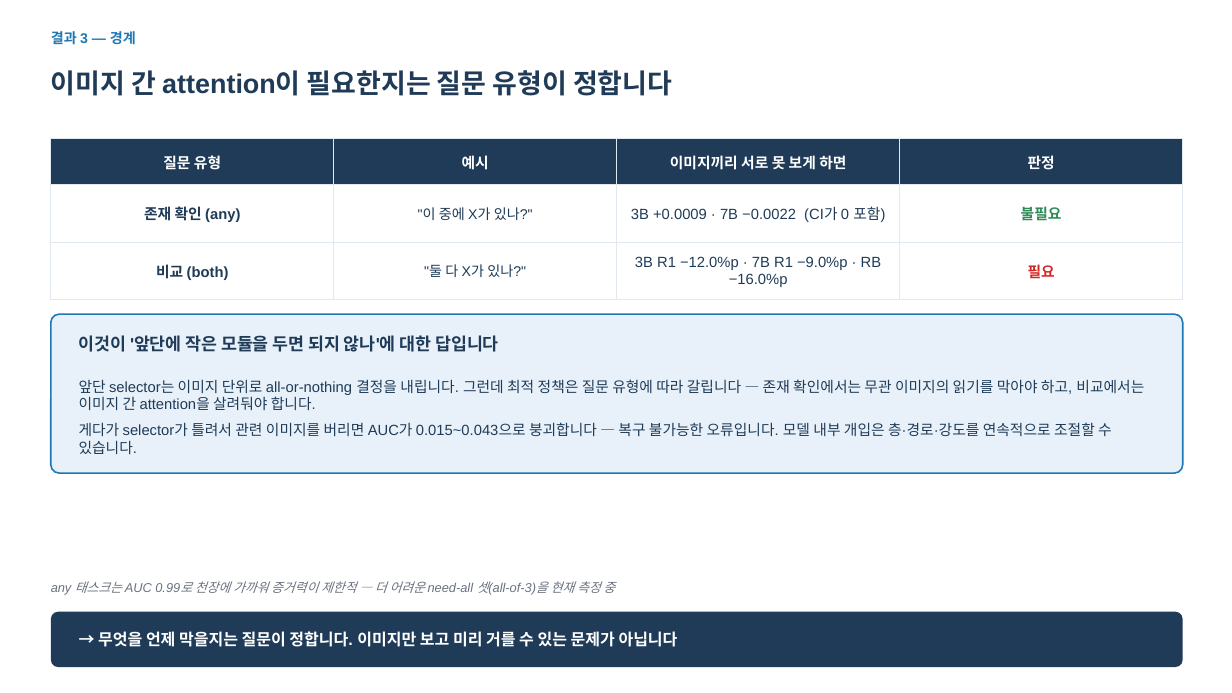
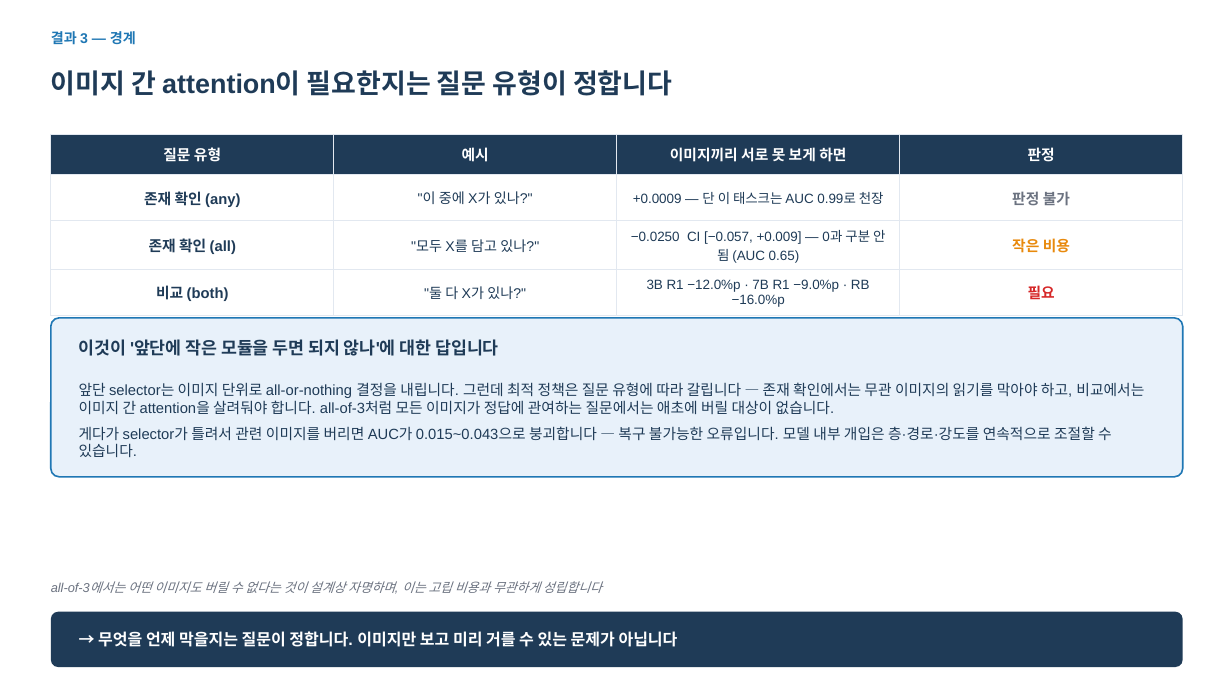
Before and after one commit to hsmai/Source-Depth, a slide deck: slide 5 of meeting/SourceDepth_meeting_v5.pptx. Drawn at 1232x693 pixels with LibreOffice and Linux fonts; fonts in the diff are those of the drawing. Boxes give left, top, right and bottom in pixels: in the first picture for what was removed or moved away, otherwise in the second. Text is boxed around its words. In the diff, an @@ line names an element or a change of style, - is before the commit and + after.

```diff
--- a/meeting/SourceDepth_meeting_v5.pptx
+++ b/meeting/SourceDepth_meeting_v5.pptx
@@ table at (x1=51, y1=134, x2=1182, y2=311) @@
-row 2: 존재 확인 (any) | "이 중에 X가 있나?" | 3B +0.0009 · 7B −0.0022 (CI가 0 포함) | 불필요
+row 2: 존재 확인 (any) | "이 중에 X가 있나?" | +0.0009 — 단 이 태스크는 AUC 0.99로 천장 | 판정 불가
+row 3: 존재 확인 (all) | "모두 X를 담고 있나?" | −0.0250 CI [−0.057, +0.009] — 0과 구분 안 됨 (AUC 0.65) | 작은 비용
@@ table resized from (x1=51, y1=139, x2=1182, y2=291) to (x1=51, y1=134, x2=1182, y2=311) @@
@@ rounded rectangle moved from (x1=51, y1=314, x2=1183, y2=473) to (x1=51, y1=318, x2=1183, y2=477) @@
@@ text "이것이 '앞단에 작은 모듈을 두면 ..." moved from (x1=79, y1=335, x2=499, y2=352) to (x1=79, y1=339, x2=499, y2=356) @@
@@ text at (x1=79, y1=382, x2=1144, y2=414): text changed @@
-앞단 selector는 이미지 단위로 all-or-nothing 결정을 내립니다. 그런데 최적 정책은 질문 유형에 따라 갈립니다 — 존재 확인에서는 무관 이미지의 읽기를 막아야 하고, 비교에서는 이미지 간 attention을 살려둬야 합니다.
+앞단 selector는 이미지 단위로 all-or-nothing 결정을 내립니다. 그런데 최적 정책은 질문 유형에 따라 갈립니다 — 존재 확인에서는 무관 이미지의 읽기를 막아야 하고, 비교에서는 이미지 간 attention을 살려둬야 합니다. all-of-3처럼 모든 이미지가 정답에 관여하는 질문에서는 애초에 버릴 대상이 없습니다.
@@ text at (x1=51, y1=581, x2=602, y2=593): text changed @@
-any 태스크는 AUC 0.99로 천장에 가까워 증거력이 제한적 — 더 어려운 need-all 셋(all-of-3)을 현재 측정 중
+all-of-3에서는 어떤 이미지도 버릴 수 없다는 것이 설계상 자명하며, 이는 고립 비용과 무관하게 성립합니다
```
Also in this commit, not shown: 1 other slide changed, 2 other files.
